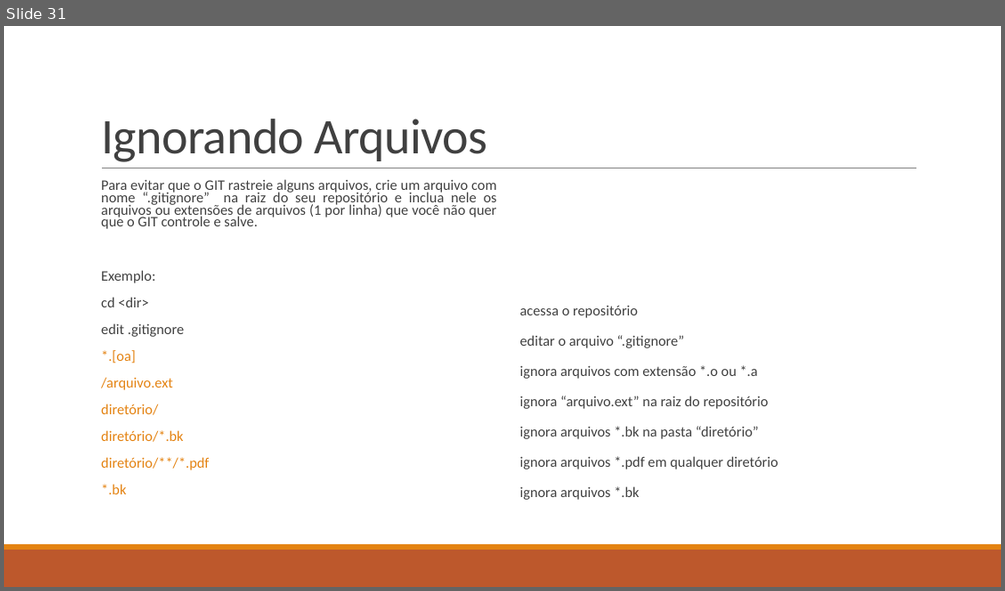
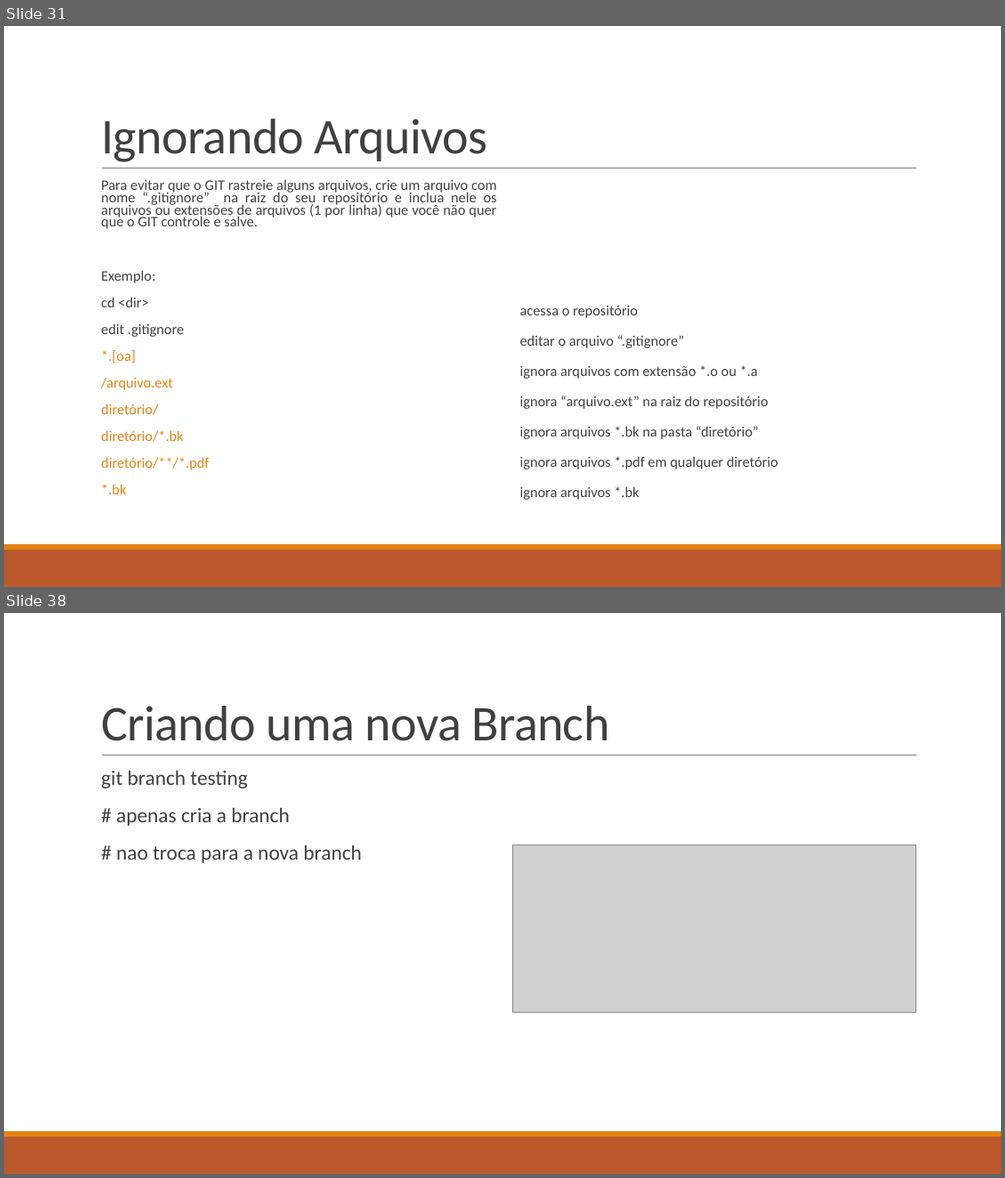
Before and after one commit to ekson73/Docs, a slide deck: Projeto VEK - GIT 4 VEK.pptx. Shown one above the other, each under a label of ours: slide 31 before the commit, slides 31 and 38 after it; the slides between them are not shown. The pictures are 1005x591 and 1005x1178 pixels, drawn with LibreOffice and Linux fonts; fonts in the diff are those of the drawing; grey boxes stand for pictures. Boxes give left, top, right and bottom in pixels: in the first picture for what was removed or moved away, otherwise in the second. Text is boxed around its words. In the diff, an @@ line names an element or a change of style, - is before the commit and + after.

```diff
--- a/Projeto VEK - GIT 4 VEK.pptx
+++ b/Projeto VEK - GIT 4 VEK.pptx
@@ slide 38 added at (4, 613, 1001, 1174), background #FFFFFF; not listed: 3 template elements that a slide beside it also shows @@
@@ title added at (101, 706, 609, 741), 48 pt, text #404040 @@
+Criando uma nova Branch
@@ text added at (101, 771, 362, 863), 20 pt, text #404040 @@
+  git branch testing
+  # apenas cria a branch
+  # nao troca para a nova branch
@@ picture added at (512, 844, 916, 1012) @@
```
Also in this commit, not shown: 3 slides changed, 18 other slides added, 2 other files.
